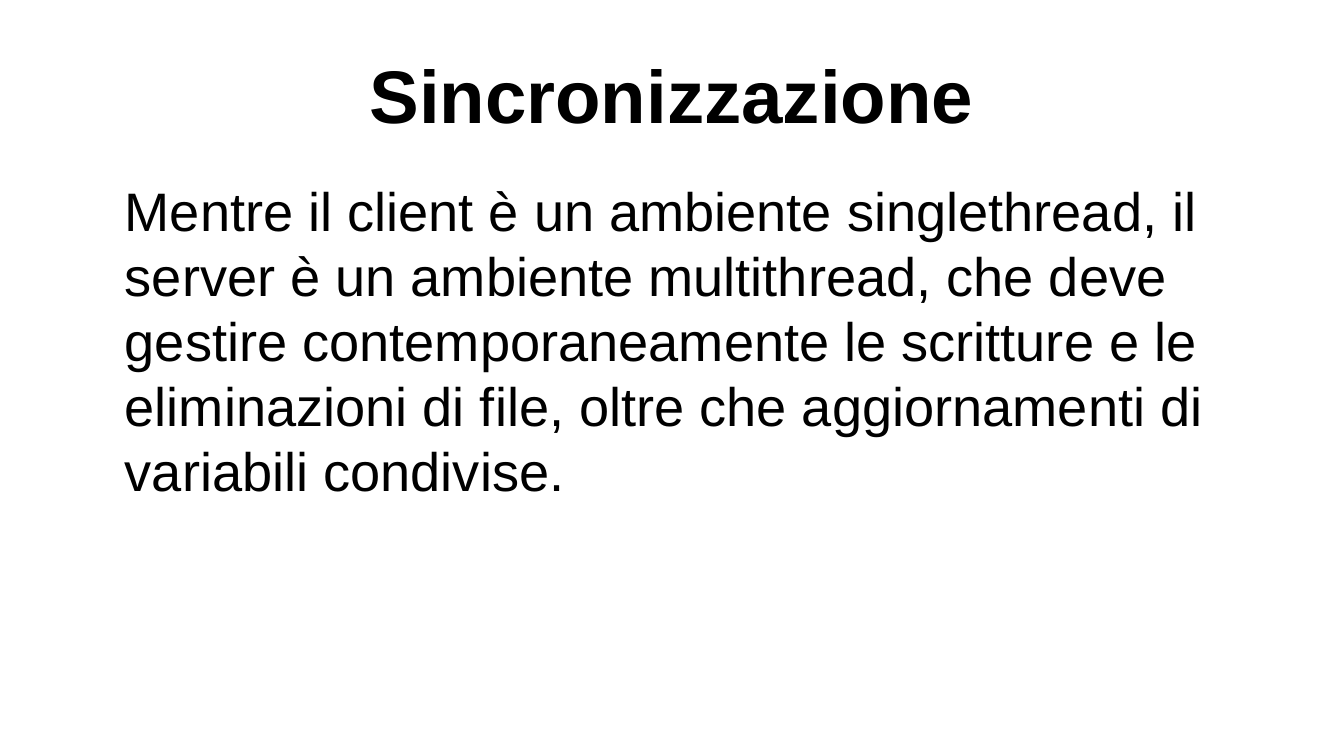
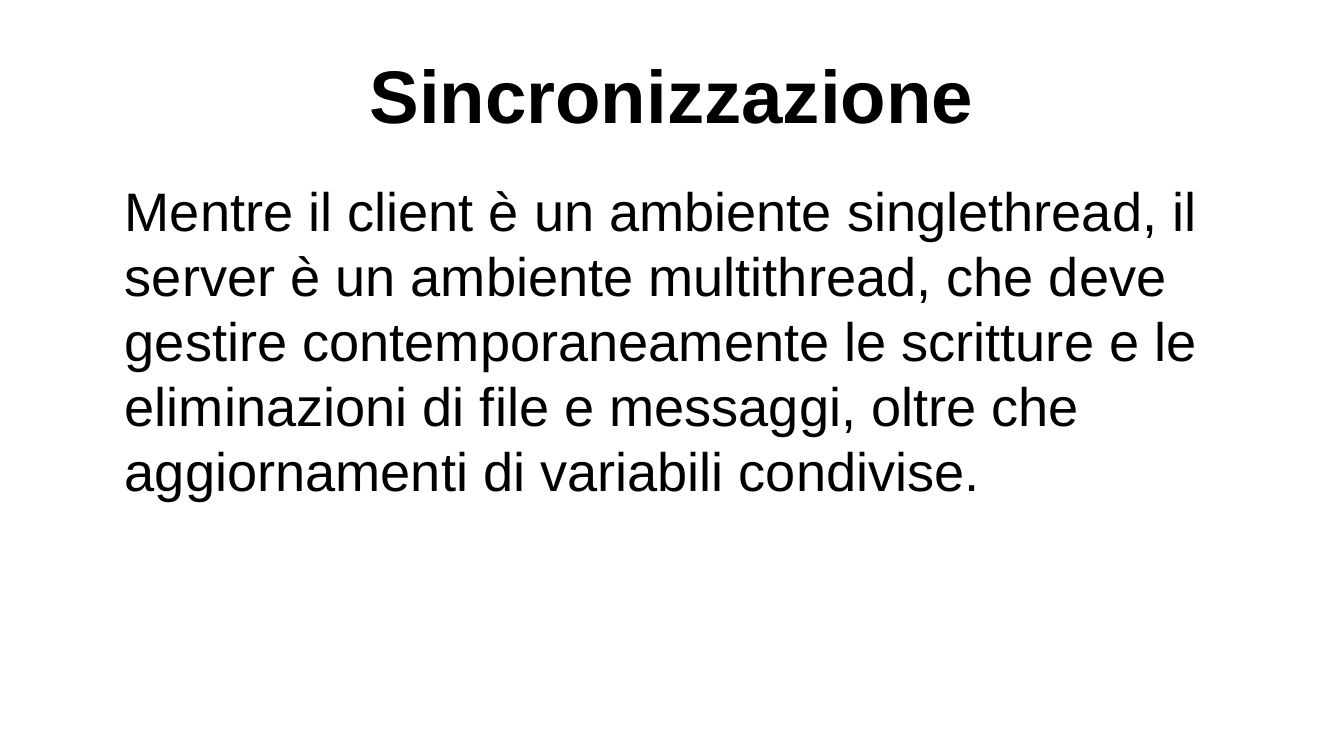
Before and after one commit to lucaMastro/progetto_SO, a slide deck: slide 28 of presentazione_progetto_SO.odp (slide 19 before the commit). Drawn at 1344x756 pixels with LibreOffice and Linux fonts; fonts in the diff are those of the drawing. Boxes give left, top, right and bottom in pixels: in the first picture for what was removed or moved away, otherwise in the second. Text is boxed around its words. In the diff, an @@ line names an element or a change of style, - is before the commit and + after.

```diff
--- a/presentazione_progetto_SO.odp
+++ b/presentazione_progetto_SO.odp
@@ text at (x1=125, y1=191, x2=1196, y2=500): text changed @@
-Mentre il client è un ambiente singlethread, il server è un ambiente multithread, che deve gestire contemporaneamente le scritture e le eliminazioni di file, oltre che aggiornamenti di variabili condivise.
+Mentre il client è un ambiente singlethread, il server è un ambiente multithread, che deve gestire contemporaneamente le scritture e le eliminazioni di file e messaggi, oltre che aggiornamenti di variabili condivise.
```
Also in this commit, not shown: 8 other slides changed, 11 slides added, 1 slide removed.
